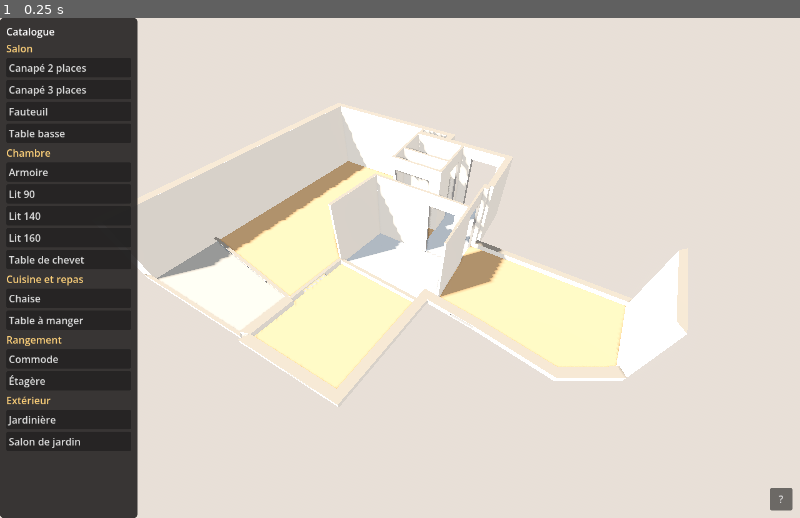
Above: before the commit, frame 1.
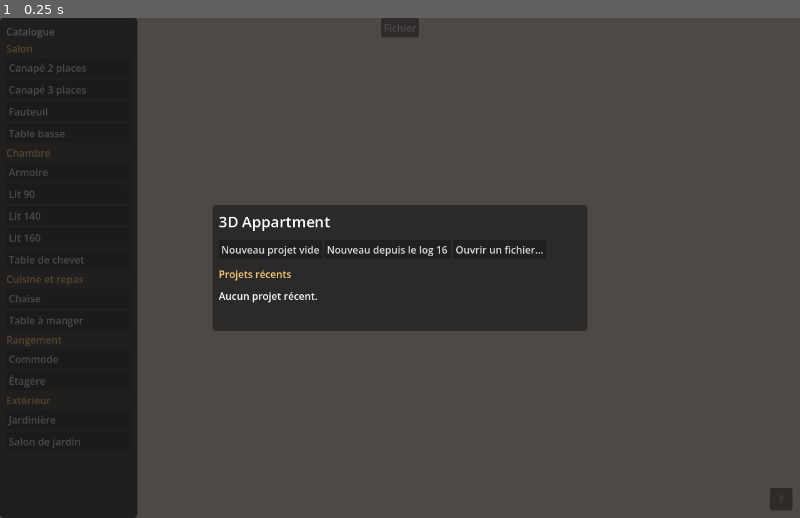
Above: after the commit, the same moment.

Repository: Periicles/3D-appartment
Game: Godot game, scene res://src/main.tscn
Same seed, same stepped clock (60 frames per second), same inputs: the game is played once before the commit and once after it.
Inputs:
- Up to frame 1 (0.25 s): no input

The runs differ from the first frame. In frame 1, 84% of the frame differs, in the area x 0-100%, y 0-100%.

Commit message:
feat: welcome page, file menu, autosave and close confirmation in the main scene

Diff:
--- a/src/main.gd
+++ b/src/main.gd
@@ -1,8 +1,8 @@
 extends Node3D
 ## Application root: lighting, camera, the 3D view of the open project, the
-## furniture tool, the collapsible side panels and the shortcuts help.
-
-const DEFAULT_PROJECT := "res://data/log16.json"
+## furniture tool, the collapsible side panels, the shortcuts help and the
+## File menu (with autosave).
+
 const SUN_ROTATION_DEG := Vector3(-50, -40, 0)
 const SUN_COLOR := Color("#ffe6c7")
 const SUN_ENERGY := 1.6
@@ -15,8 +15,10 @@
 const HELP_BUTTON_MARGIN := 12.0
 const HELP_BUTTON_SIZE := 36.0
 
-## Where interface preferences are kept; tests point it elsewhere.
+## Where preferences and the autosave are kept; tests point them elsewhere.
 var settings_path := UiSettings.DEFAULT_PATH
+var autosave_project_path := Autosave.PROJECT_PATH
+var autosave_meta_path := Autosave.META_PATH
 
 var _view: WorldView
 var _camera: OrbitCamera
@@ -27,10 +29,15 @@
 var _catalog_side: CollapsibleSide
 var _inspector_side: CollapsibleSide
 var _help: ShortcutsOverlay
+var _autosave: Autosave
+var _files: FileController
+var _welcome: WelcomeScreen
 
 
 func _ready() -> void:
 	_settings = UiSettings.load_from(settings_path)
+	# Closing the window asks first when there are unsaved changes.
+	get_tree().auto_accept_quit = false
 	add_child(_environment())
 	add_child(_sun())
 	_view = WorldView.new()
@@ -50,13 +57,28 @@
 	add_child(_tool)
 	_furniture.bind_store(ProjectStore)
 	_tool.setup(ProjectStore, _furniture, _camera)
+	_autosave = Autosave.new()
+	_autosave.project_path = autosave_project_path
+	_autosave.meta_path = autosave_meta_path
+	add_child(_autosave)
+	_files = FileController.new()
+	add_child(_files)
+	_welcome = WelcomeScreen.new()
+	_files.setup(ProjectStore, _autosave, _settings, settings_path, _welcome)
 	add_child(_ui())
 	_apply_ui_scale()
 	get_viewport().size_changed.connect(_apply_ui_scale)
 	ProjectStore.project_loaded.connect(_on_project_loaded)
-	var errors := ProjectStore.load_from_file(DEFAULT_PROJECT)
-	if not errors.is_empty():
-		push_error("Chargement du plan impossible : %s" % "; ".join(errors))
+	_files.startup()
+
+
+func _exit_tree() -> void:
+	get_tree().auto_accept_quit = true
+
+
+func _notification(what: int) -> void:
+	if what == NOTIFICATION_WM_CLOSE_REQUEST and _files != null:
+		_files.request_quit()
 
 
 func _unhandled_key_input(event: InputEvent) -> void:
@@ -69,6 +91,14 @@
 			_inspector_side.toggle()
 		&"help":
 			_help.toggle()
+		&"welcome":
+			_files.show_welcome()
+		&"open":
+			_files.open()
+		&"save":
+			_files.save()
+		&"save_as":
+			_files.save_as()
 		&"zoom_in":
 			_change_zoom(_settings.zoom_in)
 		&"zoom_out":
@@ -129,10 +159,20 @@
 	_inspector_side.setup(properties, CollapsibleSide.Side.RIGHT, "Inspecteur")
 	_ui_root.add_child(_inspector_side)
 	_ui_root.add_child(_help_button())
+	_ui_root.add_child(_menu_bar())
+	_ui_root.add_child(_welcome)
 	_help = ShortcutsOverlay.new()
 	_help.build()
 	_ui_root.add_child(_help)
 	return layer
+
+
+## On macOS the File menu goes to the system menu bar; elsewhere it sits at the top centre.
+func _menu_bar() -> MenuBar:
+	var bar := _files.build_menu()
+	bar.set_anchors_preset(Control.PRESET_CENTER_TOP)
+	bar.grow_horizontal = Control.GROW_DIRECTION_BOTH
+	return bar
 
 
 func _help_button() -> Button:
--- a/tests/unit/test_main_scene.gd
+++ b/tests/unit/test_main_scene.gd
@@ -4,24 +4,36 @@
 
 const MainScene := preload("res://src/main.tscn")
 const SETTINGS_PATH := "user://test_main_settings.cfg"
+const AUTOSAVE_PATH := "user://test_main_autosave.json"
+const AUTOSAVE_META_PATH := "user://test_main_autosave.cfg"
 const EPS := 1e-4
 
 
+func _remove_test_files() -> void:
+	for path in [SETTINGS_PATH, AUTOSAVE_PATH, AUTOSAVE_META_PATH]:
+		DirAccess.remove_absolute(ProjectSettings.globalize_path(path))
+
+
 func before_each() -> void:
-	DirAccess.remove_absolute(ProjectSettings.globalize_path(SETTINGS_PATH))
+	_remove_test_files()
 
 
 func after_each() -> void:
 	get_tree().root.content_scale_factor = 1.0
-	DirAccess.remove_absolute(ProjectSettings.globalize_path(SETTINGS_PATH))
-
-
-## The scene with its preferences redirected, so tests never touch the user's file.
-func _main() -> Node3D:
+	_remove_test_files()
+
+
+## The scene with its preferences redirected, so tests never touch the user's
+## files; by default the log 16 is picked on the welcome page.
+func _main(open_template := true) -> Node3D:
 	var main: Node3D = MainScene.instantiate()
 	main.settings_path = SETTINGS_PATH
+	main.autosave_project_path = AUTOSAVE_PATH
+	main.autosave_meta_path = AUTOSAVE_META_PATH
 	add_child_autofree(main)
 	await wait_physics_frames(1)
+	if open_template:
+		(main.find_child("FileController", true, false) as FileController).new_from_template()
 	return main
 
 
@@ -136,3 +148,59 @@
 	var view := main.get_node("World") as WorldView
 	_press(main, KEY_H)
 	assert_eq(view.cutaway_mode, Cutaway.Mode.FULL)
+
+
+
+func test_starts_on_the_welcome_page() -> void:
+	var main := await _main(false)
+	var welcome := main.find_child("Welcome", true, false) as WelcomeScreen
+	assert_true(welcome.visible)
+	assert_false(welcome.can_close)
+
+
+func test_picking_the_template_shows_the_log16_untitled() -> void:
+	var main := await _main()
+	assert_false((main.find_child("Welcome", true, false) as WelcomeScreen).visible)
+	assert_eq(ProjectStore.project.rooms.size(), 7)
+	assert_eq(ProjectStore.current_path, "")
+
+
+func test_command_shift_o_reopens_the_welcome_page() -> void:
+	var main := await _main()
+	var event := InputEventKey.new()
+	event.pressed = true
+	event.keycode = KEY_O
+	event.ctrl_pressed = true
+	event.meta_pressed = true
+	event.shift_pressed = true
+	main._unhandled_key_input(event)
+	assert_true((main.find_child("Welcome", true, false) as WelcomeScreen).visible)
+
+
+func test_file_menu_and_controller_are_present() -> void:
+	var main := await _main()
+	assert_not_null(main.find_child("FileController", true, false))
+	assert_not_null(main.find_child("MenuBar", true, false))
+
+
+func test_command_s_and_o_reach_the_file_controller() -> void:
+	var main := await _main()
+	var files := main.find_child("FileController", true, false) as FileController
+	var modes := []
+	files.path_picker = func(mode: FileDialog.FileMode, _done: Callable) -> void: modes.append(mode)
+	_press(main, KEY_S, true)
+	_press(main, KEY_O, true)
+	assert_eq(modes, [FileDialog.FILE_MODE_SAVE_FILE, FileDialog.FILE_MODE_OPEN_FILE])
+
+
+func test_closing_the_window_with_unsaved_changes_asks_first() -> void:
+	var main := await _main()
+	var files := main.find_child("FileController", true, false) as FileController
+	var quits := [0]
+	files.quit_action = func() -> void: quits[0] += 1
+	ProjectStore.add_furniture(preload("res://tests/fixtures/project_fixtures.gd").sofa("f1"))
+	main._notification(Node.NOTIFICATION_WM_CLOSE_REQUEST)
+	assert_true(files.is_confirming())
+	assert_eq(quits[0], 0)
+	files.answer_confirmation(&"discard")
+	assert_eq(quits[0], 1)
Not shown, changed: README.md
